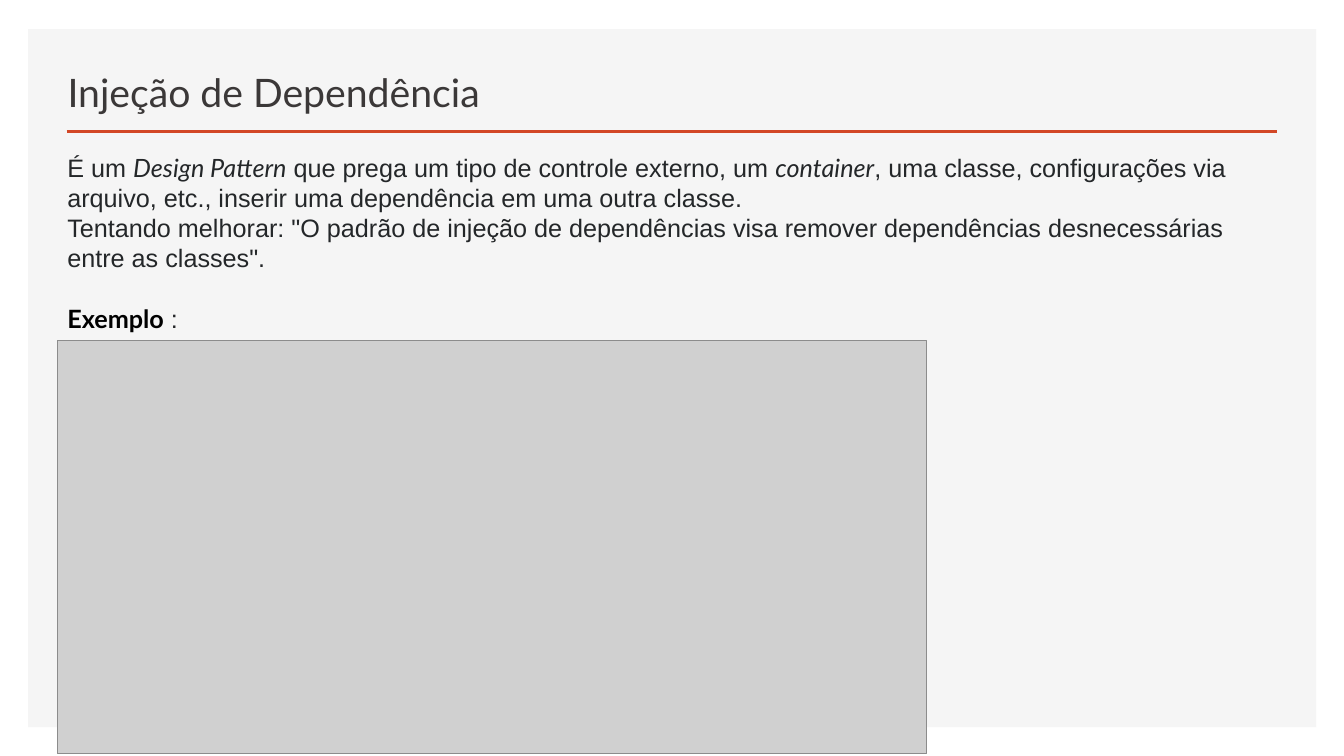
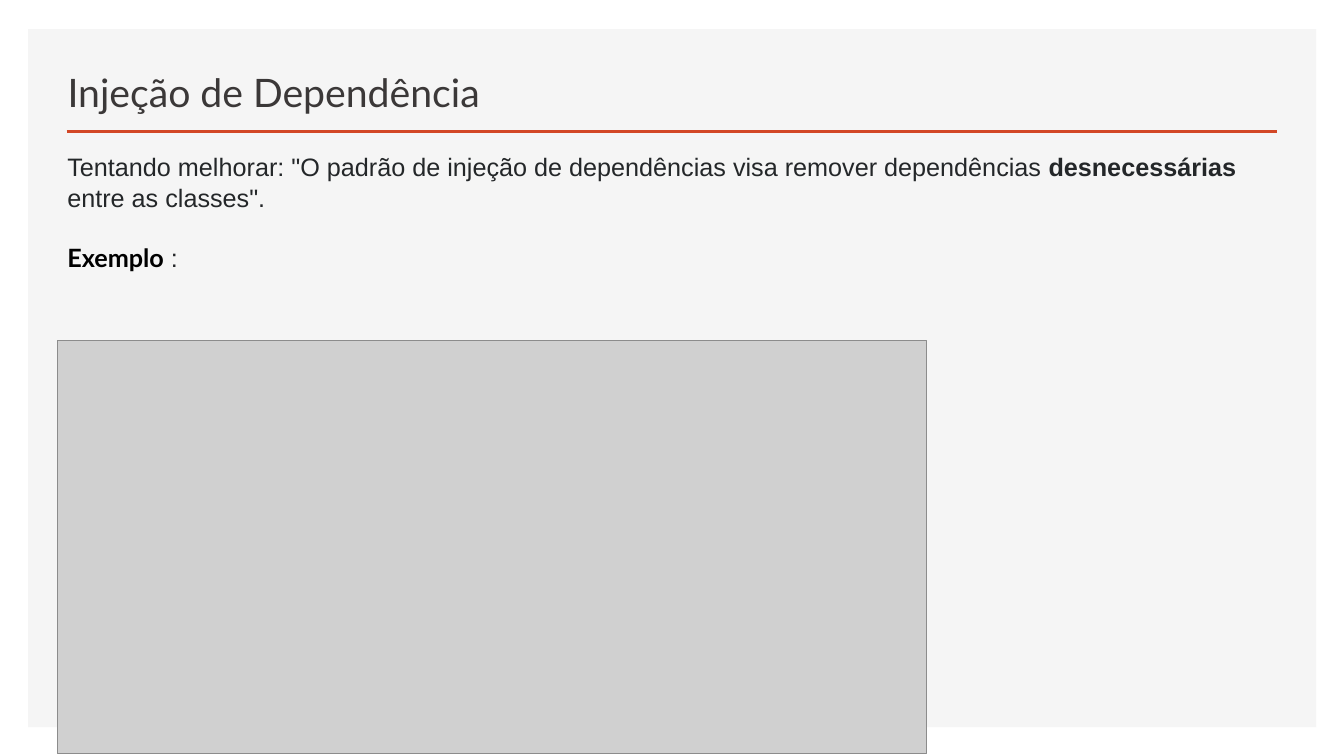
Before and after one commit to govinda777/Curso_Web_API_DOC, a slide deck: slide 15 of Curso Web API Parte 1.pptx (slide 16 before the commit). Drawn at 1344x756 pixels with LibreOffice and Linux fonts; fonts in the diff are those of the drawing; grey boxes stand for pictures. Boxes give left, top, right and bottom in pixels: in the first picture for what was removed or moved away, otherwise in the second. Text is boxed around its words. In the diff, an @@ line names an element or a change of style, - is before the commit and + after.

```diff
--- a/Curso Web API Parte 1.pptx
+++ b/Curso Web API Parte 1.pptx
@@ text at (67, 156, 1225, 212): paragraph removed @@
-É um Design Pattern que prega um tipo de controle externo, um container, uma classe, configurações via arquivo, etc., inserir uma dependência em uma outra classe.
@@ text at (67, 157, 1237, 208): bold on in "desnecessárias" @@
```
Also in this commit, not shown: 2 other slides changed, 1 slide added, 2 slides removed, 2 other files.
